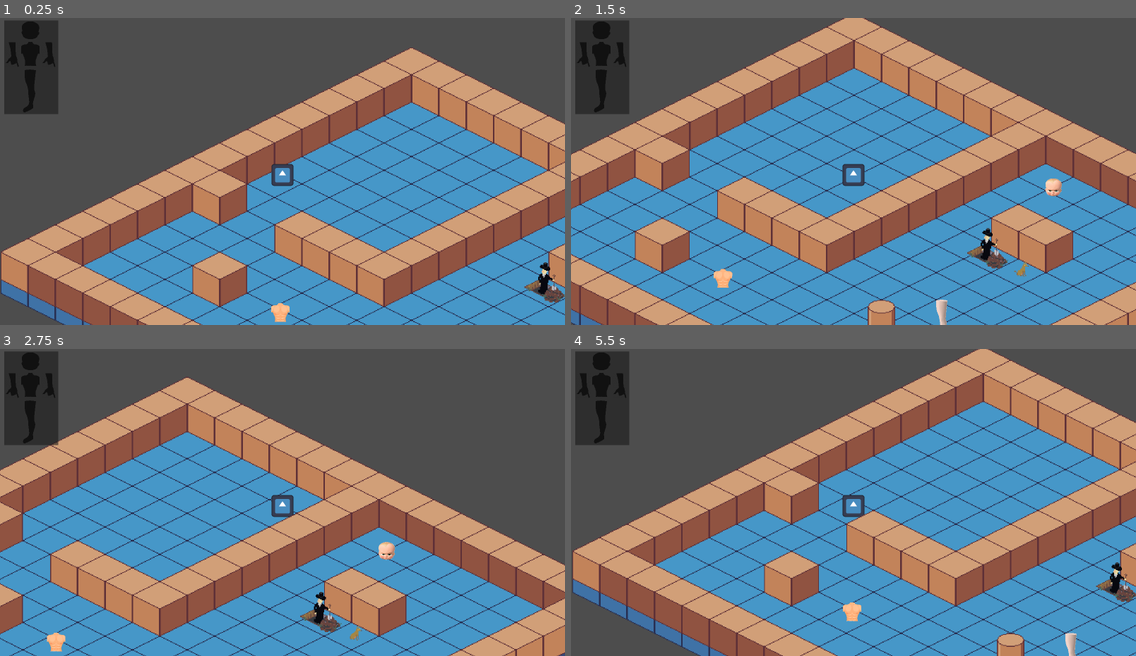
Above: before the commit, frames 1-4 (two rows, left to right).
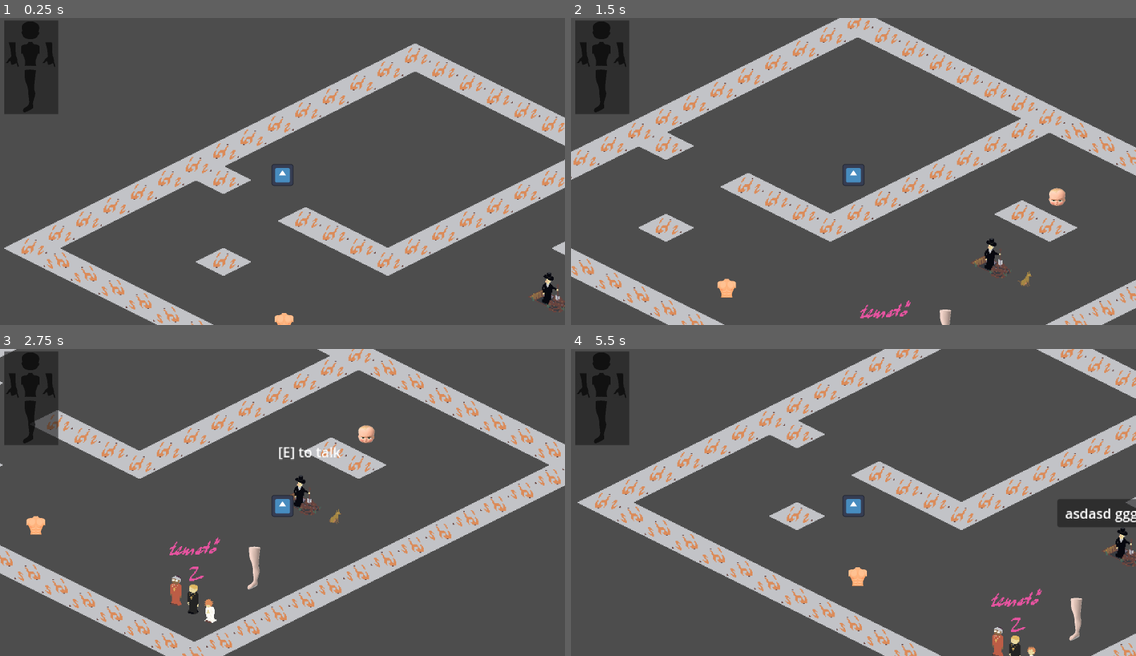
Above: after the commit, the same moments.

Repository: ekaktusz/screamjam2024
Game: Godot game, scene res://Scenes/main.tscn
The game is run twice, just before and just after one commit, with the same random seed, the same clock (stepped at 60 frames per second) and the same inputs. The engine's default icon, where the game draws it, is replaced by a stand-in: a white triangle on a blue panel in a dark square.
Inputs:
- Up to frame 1 (0.25 s): no input
- Up to frame 2 (1.5 s): tap Enter at 0.5 s; hold Right (ui_right) 0.53-1.28 s; hold E (interact) 0.53-1.28 s; hold Down (ui_down) from 1.28 s (still down); tap E (interact) at 1.35 s
- Up to frame 3 (2.75 s): release Down (ui_down) at 2.03 s; hold Right (ui_right) from 2.03 s (still down); hold E (interact) from 2.03 s (still down)
- Up to frame 4 (5.5 s): release Right (ui_right) at 2.78 s; release E (interact) at 2.78 s; hold Up (ui_up) 2.78-3.53 s; tap E (interact) at 2.85, 4.35 s; hold E (interact) 3.53-4.28 s; hold Left (ui_left) 3.53-5.03 s; hold Down (ui_down) from 5.03 s (still down); hold E (interact) from 5.03 s (still down)

The runs differ from the first frame. In frame 1, 62% of the frame differs, in the area x 0-100%, y 8-100%; in frame 2, 79%, in the area x 0-100%, y 0-100%; in frame 3, 73%; in frame 4, 77%.

Commit message:
New tileset asset added.

Diff:
--- a/Scenes/Tilemap/tile_map_layer_first_floor.tscn
+++ b/Scenes/Tilemap/tile_map_layer_first_floor.tscn
@@ -1,61 +1,92 @@
-[gd_scene load_steps=7 format=3 uid="uid://byqsaebfr2wqt"]
+[gd_scene load_steps=6 format=3 uid="uid://byqsaebfr2wqt"]
 
-[ext_resource type="Texture2D" uid="uid://brcijjc0xw7i0" path="res://Scenes/Tilemap/Tilesets/Isometric_64_Sprite-0001.png" id="1_1s2d0"]
+[ext_resource type="Texture2D" uid="uid://kqeabg8o2g01" path="res://Scenes/Tilemap/Tilesets/scream_tilemap_v002.png" id="1_7awqj"]
 
-[sub_resource type="OccluderPolygon2D" id="OccluderPolygon2D_0esjx"]
-polygon = PackedVector2Array(0.375, -17.25, 32, 0, 32, 32.875, 0.375, 49.125, -31.75, 33, -32, -1.125)
+[sub_resource type="OccluderPolygon2D" id="OccluderPolygon2D_a11yx"]
+polygon = PackedVector2Array(2.125, -29.875, -2.375, -33.125, -25.375, -23.875, -25.95, -3.025, -3.125, 9.875, 24.25, -3.875, 22.625, -8.125, 4.875, -16.375)
 
-[sub_resource type="OccluderPolygon2D" id="OccluderPolygon2D_rwto0"]
-polygon = PackedVector2Array(-0.176777, -23.6881, -15.9099, -16.0867, -16, 0, 0, 8, 16, 0, 15.7331, -16.4402)
-
-[sub_resource type="OccluderPolygon2D" id="OccluderPolygon2D_v5m5g"]
-polygon = PackedVector2Array(0, -16, 11.6543, -13.8591, 15.3454, -8.32728, 14.8041, 33.0729, 10.7093, 38.1126, -0.31498, 39.6875, -9.44941, 38.4276, -15.434, 34.0179, -14.5895, -8.70526, -9.76439, -14.4891)
+[sub_resource type="OccluderPolygon2D" id="OccluderPolygon2D_aykug"]
+polygon = PackedVector2Array(-11.875, -37.375, 2.625, -47.375, 14.875, -42.625, 15.375, -11.875, 22.125, -7.875, 22.625, -1.625, -6.875, 15.125, -20.65, 5.675, -12.375, -5.125)
 
 [sub_resource type="TileSetAtlasSource" id="TileSetAtlasSource_l7blw"]
-texture = ExtResource("1_1s2d0")
+texture = ExtResource("1_7awqj")
 texture_region_size = Vector2i(64, 64)
-0:0/0 = 0
-0:0/0/texture_origin = Vector2i(0, 8)
 1:0/0 = 0
-1:0/0/texture_origin = Vector2i(0, 8)
-1:0/0/occlusion_layer_0/polygon = SubResource("OccluderPolygon2D_rwto0")
+1:0/0/texture_origin = Vector2i(0, 16)
+1:0/0/occlusion_layer_0/polygon = SubResource("OccluderPolygon2D_a11yx")
 1:0/0/physics_layer_0/polygon_0/points = PackedVector2Array(0, -8, 16, 0, 0, 8, -16, 0)
 2:0/0 = 0
+2:0/0/texture_origin = Vector2i(0, 16)
+2:0/0/occlusion_layer_0/polygon = SubResource("OccluderPolygon2D_a11yx")
 3:0/0 = 0
+3:0/0/texture_origin = Vector2i(0, 16)
+1:1/0 = 0
+1:1/0/texture_origin = Vector2i(0, 16)
+1:1/0/occlusion_layer_0/polygon = SubResource("OccluderPolygon2D_a11yx")
+2:1/0 = 0
+2:1/0/texture_origin = Vector2i(0, 16)
+2:1/0/occlusion_layer_0/polygon = SubResource("OccluderPolygon2D_a11yx")
+3:1/0 = 0
+3:1/0/texture_origin = Vector2i(0, 16)
+1:2/0 = 0
+1:2/0/texture_origin = Vector2i(0, 16)
+1:2/0/occlusion_layer_0/polygon = SubResource("OccluderPolygon2D_a11yx")
+2:2/0 = 0
+2:2/0/texture_origin = Vector2i(0, 16)
+2:2/0/occlusion_layer_0/polygon = SubResource("OccluderPolygon2D_a11yx")
+1:3/0 = 0
+1:3/0/texture_origin = Vector2i(0, 16)
+1:3/0/occlusion_layer_0/polygon = SubResource("OccluderPolygon2D_a11yx")
+2:3/0 = 0
+2:3/0/texture_origin = Vector2i(0, 16)
+2:3/0/occlusion_layer_0/polygon = SubResource("OccluderPolygon2D_a11yx")
+1:4/0 = 0
+1:4/0/texture_origin = Vector2i(0, 16)
+1:4/0/occlusion_layer_0/polygon = SubResource("OccluderPolygon2D_a11yx")
+2:4/0 = 0
+2:4/0/texture_origin = Vector2i(0, 16)
+2:4/0/occlusion_layer_0/polygon = SubResource("OccluderPolygon2D_a11yx")
+4:0/0 = 0
+4:0/0/texture_origin = Vector2i(0, 16)
+4:0/0/occlusion_layer_0/polygon = SubResource("OccluderPolygon2D_aykug")
+4:0/0/physics_layer_0/polygon_0/points = PackedVector2Array(-21.125, 3.125, -6, 16.5, 25.05, -3.475, 10.875, -13.625)
+4:1/0 = 0
+4:1/0/texture_origin = Vector2i(0, 16)
+4:2/0 = 0
+4:2/0/texture_origin = Vector2i(0, 16)
+4:3/0 = 0
+4:3/0/texture_origin = Vector2i(0, 16)
+0:0/0 = 0
+5:0/0 = 0
+6:0/0 = 0
+7:0/0 = 0
+8:0/0 = 0
+9:0/0 = 0
+10:0/0 = 0
 0:1/0 = 0
-1:1/0 = 0
-2:1/0 = 0
-3:1/0 = 0
+5:1/0 = 0
+6:1/0 = 0
+7:1/0 = 0
+8:1/0 = 0
+9:1/0 = 0
+10:1/0 = 0
 0:2/0 = 0
-1:2/0 = 0
-2:2/0 = 0
 3:2/0 = 0
+5:2/0 = 0
+6:2/0 = 0
+7:2/0 = 0
+8:2/0 = 0
+9:2/0 = 0
+10:2/0 = 0
 0:3/0 = 0
-1:3/0 = 0
-2:3/0 = 0
 3:3/0 = 0
 0:4/0 = 0
-0:4/0/texture_origin = Vector2i(0, -16)
-0:4/0/occlusion_layer_0/polygon = SubResource("OccluderPolygon2D_0esjx")
-0:4/0/physics_layer_0/polygon_0/points = PackedVector2Array(32.443, 32.9154, 0.157494, 48.9794, -32, 32.5, -32, 0, 0, -16, 32, 0)
-1:4/0 = 0
-2:4/0 = 0
 3:4/0 = 0
-3:4/0/texture_origin = Vector2i(0, -16)
-3:4/0/occlusion_layer_0/polygon = SubResource("OccluderPolygon2D_v5m5g")
-3:4/0/physics_layer_0/polygon_0/points = PackedVector2Array(0.198425, 39.0898, 10, 38, 15.6756, 32.5417, 14.75, 12.5, 11.75, 7, 6.75, 5, -7.25, 5, -15.6, 8.2, -14.75, 19.5, -15.874, 32.5417, -9.75, 38.75)
+4:4/0 = 0
 0:5/0 = 0
-1:5/0 = 0
-2:5/0 = 0
-3:5/0 = 0
 0:6/0 = 0
-1:6/0 = 0
-2:6/0 = 0
-3:6/0 = 0
 0:7/0 = 0
-1:7/0 = 0
-2:7/0 = 0
-3:7/0 = 0
+0:8/0 = 0
 
 [sub_resource type="TileSet" id="TileSet_csq0v"]
 tile_shape = 1
--- a/Scenes/Tilemap/tile_map_layer_ground_floor.tscn
+++ b/Scenes/Tilemap/tile_map_layer_ground_floor.tscn
@@ -1,45 +1,22 @@
 [gd_scene load_steps=4 format=4 uid="uid://6qvylrim0xte"]
 
-[ext_resource type="Texture2D" uid="uid://brcijjc0xw7i0" path="res://Scenes/Tilemap/Tilesets/Isometric_64_Sprite-0001.png" id="1_tt2uy"]
+[ext_resource type="Texture2D" uid="uid://kqeabg8o2g01" path="res://Scenes/Tilemap/Tilesets/scream_tilemap_v002.png" id="1_ph2ow"]
 
 [sub_resource type="TileSetAtlasSource" id="TileSetAtlasSource_l7blw"]
-texture = ExtResource("1_tt2uy")
+texture = ExtResource("1_ph2ow")
 texture_region_size = Vector2i(64, 64)
 0:0/0 = 0
 0:0/0/texture_origin = Vector2i(0, -16)
-1:0/0 = 0
-1:0/0/texture_origin = Vector2i(0, 8)
-2:0/0 = 0
-3:0/0 = 0
 0:1/0 = 0
-1:1/0 = 0
-2:1/0 = 0
-3:1/0 = 0
+0:1/0/texture_origin = Vector2i(0, -16)
 0:2/0 = 0
-0:2/0/texture_origin = Vector2i(0, 16)
-1:2/0 = 0
-2:2/0 = 0
-3:2/0 = 0
+0:2/0/texture_origin = Vector2i(0, -16)
 0:3/0 = 0
-1:3/0 = 0
-2:3/0 = 0
-3:3/0 = 0
 0:4/0 = 0
-1:4/0 = 0
-2:4/0 = 0
-3:4/0 = 0
 0:5/0 = 0
-1:5/0 = 0
-2:5/0 = 0
-3:5/0 = 0
 0:6/0 = 0
-1:6/0 = 0
-2:6/0 = 0
-3:6/0 = 0
 0:7/0 = 0
-1:7/0 = 0
-2:7/0 = 0
-3:7/0 = 0
+0:8/0 = 0
 
 [sub_resource type="TileSet" id="TileSet_csq0v"]
 tile_shape = 1
Binary file added: Scenes/Tilemap/Tilesets/scream_tilemap_v002.png
Not shown, added: Scenes/Tilemap/Tilesets/scream_tilemap_v002.png.import
